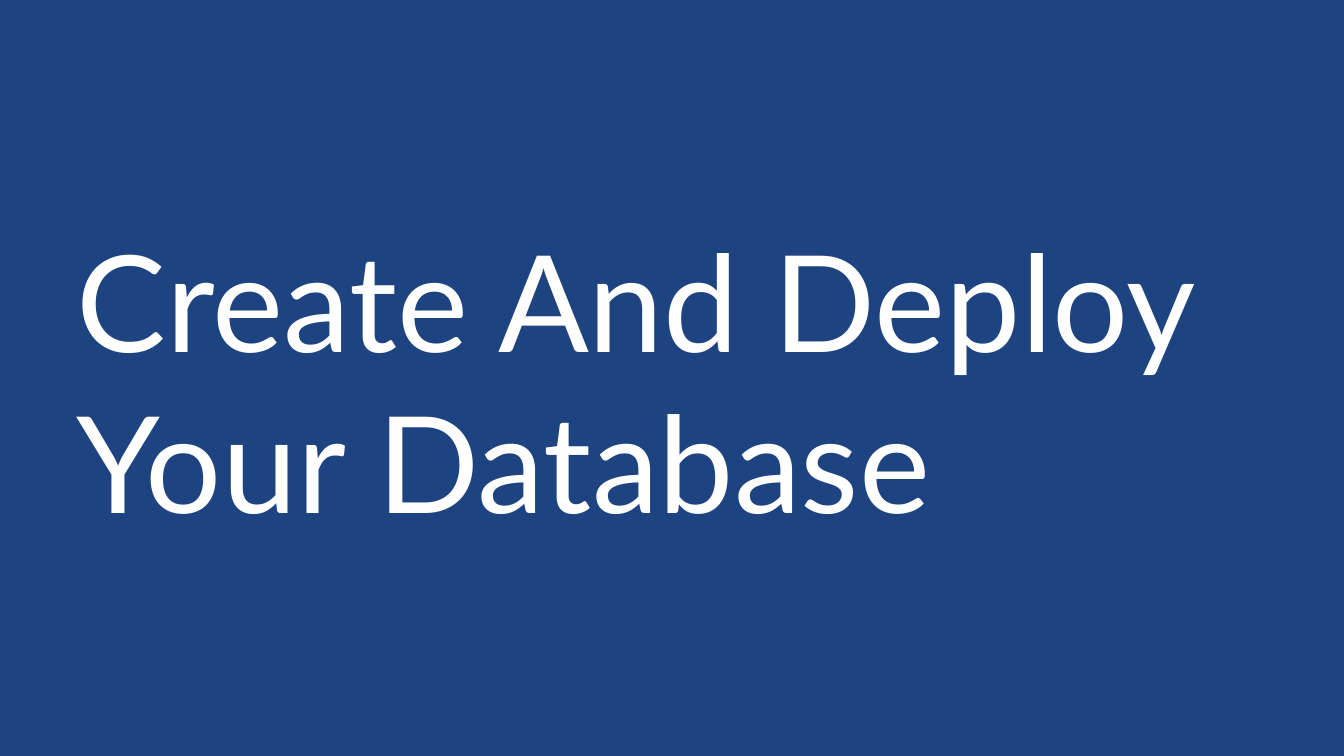
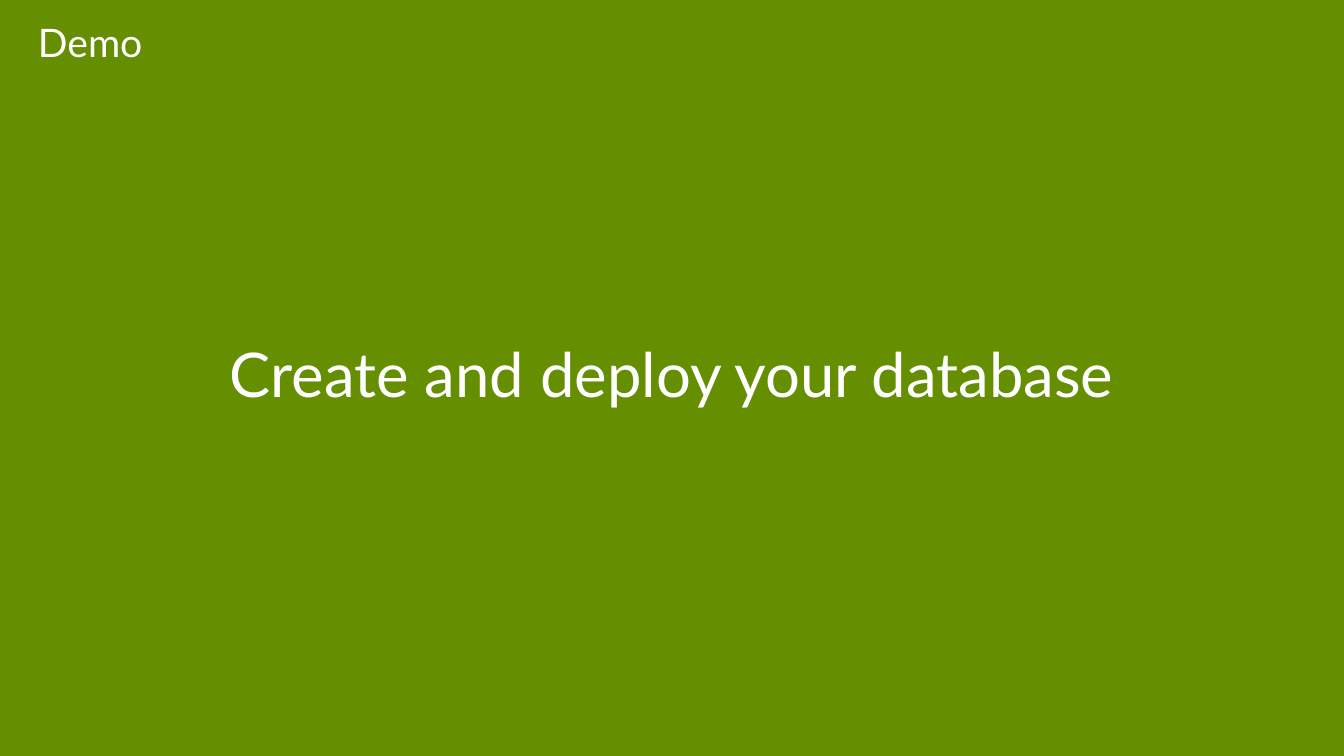
Before and after one commit to sack212/BasicAzureCamp, a slide deck: slide 20 of Data/Data.pptx (slide 13 before the commit). Drawn at 1344x756 pixels with LibreOffice and Linux fonts; fonts in the diff are those of the drawing; background and template pictures are left out. Boxes give left, top, right and bottom in pixels: in the first picture for what was removed or moved away, otherwise in the second. Text is boxed around its words. In the diff, an @@ line names an element or a change of style, - is before the commit and + after.

```diff
--- a/Data/Data.pptx
+++ b/Data/Data.pptx
@@ background picture (left out) to #658E00 @@
@@ text added at (x1=38, y1=29, x2=143, y2=58), 28 pt, text #FFFFFF @@
+Demo
@@ subtitle at (x1=230, y1=351, x2=1114, y2=408): text changed; size 96 to 44 pt @@
-Create And Deploy
-Your Database
+Create and deploy your database
```
Also in this commit, not shown: 79 other slides changed, 21 slides added.
